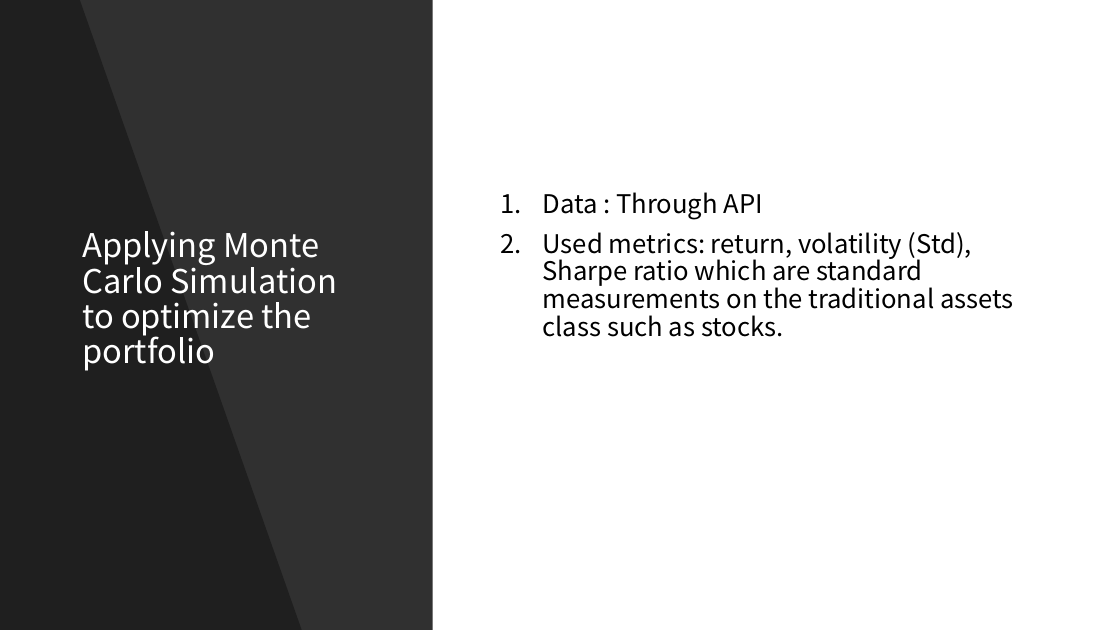
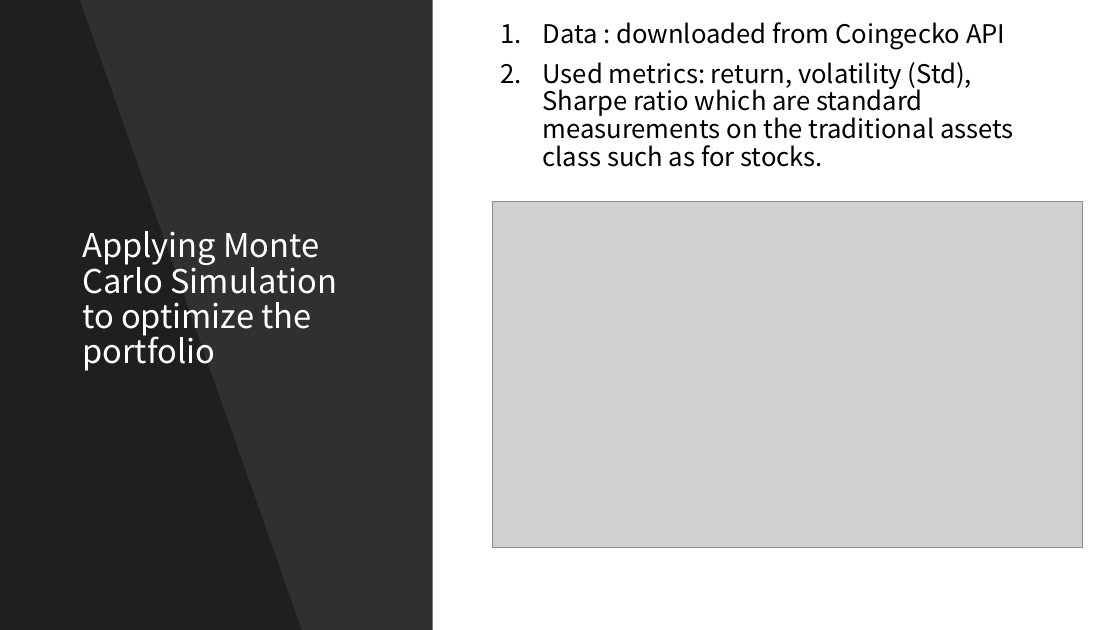
Before and after one commit to Shinan-tech/Final-Project_portfolio-optimization, a slide deck: slide 4 of Final Project_portfolio optimisation.pptx. Drawn at 1120x630 pixels with LibreOffice and Linux fonts; fonts in the diff are those of the drawing; grey boxes stand for pictures. Boxes give left, top, right and bottom in pixels: in the first picture for what was removed or moved away, otherwise in the second. Text is boxed around its words. In the diff, an @@ line names an element or a change of style, - is before the commit and + after.

```diff
--- a/Final Project_portfolio optimisation.pptx
+++ b/Final Project_portfolio optimisation.pptx
@@ text at (543, 22, 1014, 167): text changed @@
-1. Data : Through API
-2. Used metrics: return, volatility (Std), Sharpe ratio which are standard measurements on the traditional assets class such as stocks.
+1. Data : downloaded from Coingecko API
+2. Used metrics: return, volatility (Std), Sharpe ratio which are standard measurements on the traditional assets class such as for stocks.
@@ picture added at (492, 202, 1083, 547) @@
```
Also in this commit, not shown: 6 slides added, 3 other files.
